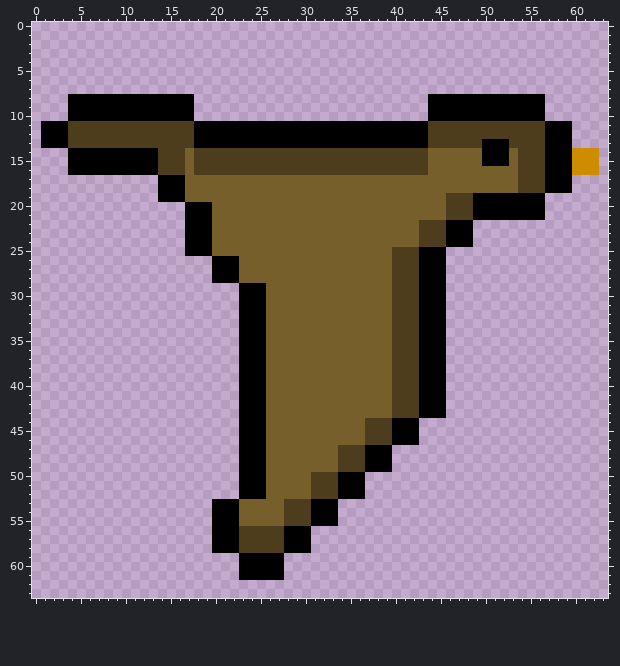
A pixel-art sprite gets an edit: src/assets/bird.png. This is how it looked before the edit.
The file is 64x64 pixels.
The same view after the edit:
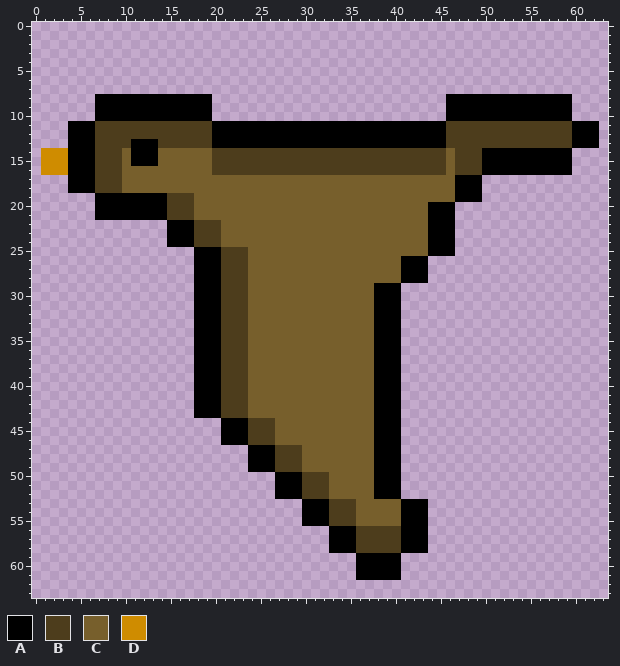
Palette (. is transparent): A #000000  B #4d3d1c  C #775f2c  D #cf8c00
From old to new:
@@ x 0..63 @@
  7 ................................................................
- 8 ....AAAAAAAAAAAAAA..........................AAAAAAAAAAAAA.......
- 9 ....AAAAAAAAAAAAAA..........................AAAAAAAAAAAAA.......
-10 ....AAAAAAAAAAAAAA..........................AAAAAAAAAAAAA.......
-11 .AAABBBBBBBBBBBBBBAAAAAAAAAAAAAAAAAAAAAAAAAABBBBBBBBBBBBBAAA....
-12 .AAABBBBBBBBBBBBBBAAAAAAAAAAAAAAAAAAAAAAAAAABBBBBBBBBBBBBAAA....
-13 .AAABBBBBBBBBBBBBBAAAAAAAAAAAAAAAAAAAAAAAAAABBBBBBAAABBBBAAA....
-14 ....AAAAAAAAAABBBCBBBBBBBBBBBBBBBBBBBBBBBBBBCCCCCCAAACBBBAAADDD.
-15 ....AAAAAAAAAABBBCBBBBBBBBBBBBBBBBBBBBBBBBBBCCCCCCAAACBBBAAADDD.
-16 ....AAAAAAAAAABBBCBBBBBBBBBBBBBBBBBBBBBBBBBBCCCCCCCCCCBBBAAADDD.
-17 ..............AAACCCCCCCCCCCCCCCCCCCCCCCCCCCCCCCCCCCCCBBBAAA....
-18 ..............AAACCCCCCCCCCCCCCCCCCCCCCCCCCCCCCCCCCCCCBBBAAA....
-19 ..............AAACCCCCCCCCCCCCCCCCCCCCCCCCCCCCBBBAAAAAAAA.......
-20 .................AAACCCCCCCCCCCCCCCCCCCCCCCCCCBBBAAAAAAAA.......
-21 .................AAACCCCCCCCCCCCCCCCCCCCCCCCCCBBBAAAAAAAA.......
-22 .................AAACCCCCCCCCCCCCCCCCCCCCCCBBBAAA...............
-23 .................AAACCCCCCCCCCCCCCCCCCCCCCCBBBAAA...............
-24 .................AAACCCCCCCCCCCCCCCCCCCCCCCBBBAAA...............
-25 .................AAACCCCCCCCCCCCCCCCCCCCBBBAAA..................
-26 ....................AAACCCCCCCCCCCCCCCCCBBBAAA..................
-27 ....................AAACCCCCCCCCCCCCCCCCBBBAAA..................
-28 ....................AAACCCCCCCCCCCCCCCCCBBBAAA..................
-29 .......................AAACCCCCCCCCCCCCCBBBAAA..................
-30 .......................AAACCCCCCCCCCCCCCBBBAAA..................
-31 .......................AAACCCCCCCCCCCCCCBBBAAA..................
-32 .......................AAACCCCCCCCCCCCCCBBBAAA..................
-33 .......................AAACCCCCCCCCCCCCCBBBAAA..................
-34 .......................AAACCCCCCCCCCCCCCBBBAAA..................
-35 .......................AAACCCCCCCCCCCCCCBBBAAA..................
-36 .......................AAACCCCCCCCCCCCCCBBBAAA..................
-37 .......................AAACCCCCCCCCCCCCCBBBAAA..................
-38 .......................AAACCCCCCCCCCCCCCBBBAAA..................
-39 .......................AAACCCCCCCCCCCCCCBBBAAA..................
-40 .......................AAACCCCCCCCCCCCCCBBBAAA..................
-41 .......................AAACCCCCCCCCCCCCCBBBAAA..................
-42 .......................AAACCCCCCCCCCCCCCBBBAAA..................
-43 .......................AAACCCCCCCCCCCCCCBBBAAA..................
-44 .......................AAACCCCCCCCCCCBBBAAA.....................
-45 .......................AAACCCCCCCCCCCBBBAAA.....................
-46 .......................AAACCCCCCCCCCCBBBAAA.....................
-47 .......................AAACCCCCCCCBBBAAA........................
-48 .......................AAACCCCCCCCBBBAAA........................
-49 .......................AAACCCCCCCCBBBAAA........................
-50 .......................AAACCCCCBBBAAA...........................
-51 .......................AAACCCCCBBBAAA...........................
-52 .......................AAACCCCCBBBAAA...........................
-53 ....................AAACCCCCBBBAAA..............................
-54 ....................AAACCCCCBBBAAA..............................
-55 ....................AAACCCCCBBBAAA..............................
-56 ....................AAABBBBBAAA.................................
-57 ....................AAABBBBBAAA.................................
-58 ....................AAABBBBBAAA.................................
-59 .......................AAAAA....................................
-60 .......................AAAAA....................................
-61 .......................AAAAA....................................
+ 8 .......AAAAAAAAAAAAA..........................AAAAAAAAAAAAAA....
+ 9 .......AAAAAAAAAAAAA..........................AAAAAAAAAAAAAA....
+10 .......AAAAAAAAAAAAA..........................AAAAAAAAAAAAAA....
+11 ....AAABBBBBBBBBBBBBAAAAAAAAAAAAAAAAAAAAAAAAAABBBBBBBBBBBBBBAAA.
+12 ....AAABBBBBBBBBBBBBAAAAAAAAAAAAAAAAAAAAAAAAAABBBBBBBBBBBBBBAAA.
+13 ....AAABBBBAAABBBBBBAAAAAAAAAAAAAAAAAAAAAAAAAABBBBBBBBBBBBBBAAA.
+14 .DDDAAABBBCAAACCCCCCBBBBBBBBBBBBBBBBBBBBBBBBBBCBBBAAAAAAAAAA....
+15 .DDDAAABBBCAAACCCCCCBBBBBBBBBBBBBBBBBBBBBBBBBBCBBBAAAAAAAAAA....
+16 .DDDAAABBBCCCCCCCCCCBBBBBBBBBBBBBBBBBBBBBBBBBBCBBBAAAAAAAAAA....
+17 ....AAABBBCCCCCCCCCCCCCCCCCCCCCCCCCCCCCCCCCCCCCAAA..............
+18 ....AAABBBCCCCCCCCCCCCCCCCCCCCCCCCCCCCCCCCCCCCCAAA..............
+19 .......AAAAAAAABBBCCCCCCCCCCCCCCCCCCCCCCCCCCCCCAAA..............
+20 .......AAAAAAAABBBCCCCCCCCCCCCCCCCCCCCCCCCCCAAA.................
+21 .......AAAAAAAABBBCCCCCCCCCCCCCCCCCCCCCCCCCCAAA.................
+22 ...............AAABBBCCCCCCCCCCCCCCCCCCCCCCCAAA.................
+23 ...............AAABBBCCCCCCCCCCCCCCCCCCCCCCCAAA.................
+24 ...............AAABBBCCCCCCCCCCCCCCCCCCCCCCCAAA.................
+25 ..................AAABBBCCCCCCCCCCCCCCCCCCCCAAA.................
+26 ..................AAABBBCCCCCCCCCCCCCCCCCAAA....................
+27 ..................AAABBBCCCCCCCCCCCCCCCCCAAA....................
+28 ..................AAABBBCCCCCCCCCCCCCCCCCAAA....................
+29 ..................AAABBBCCCCCCCCCCCCCCAAA.......................
+30 ..................AAABBBCCCCCCCCCCCCCCAAA.......................
+31 ..................AAABBBCCCCCCCCCCCCCCAAA.......................
+32 ..................AAABBBCCCCCCCCCCCCCCAAA.......................
+33 ..................AAABBBCCCCCCCCCCCCCCAAA.......................
+34 ..................AAABBBCCCCCCCCCCCCCCAAA.......................
+35 ..................AAABBBCCCCCCCCCCCCCCAAA.......................
+36 ..................AAABBBCCCCCCCCCCCCCCAAA.......................
+37 ..................AAABBBCCCCCCCCCCCCCCAAA.......................
+38 ..................AAABBBCCCCCCCCCCCCCCAAA.......................
+39 ..................AAABBBCCCCCCCCCCCCCCAAA.......................
+40 ..................AAABBBCCCCCCCCCCCCCCAAA.......................
+41 ..................AAABBBCCCCCCCCCCCCCCAAA.......................
+42 ..................AAABBBCCCCCCCCCCCCCCAAA.......................
+43 ..................AAABBBCCCCCCCCCCCCCCAAA.......................
+44 .....................AAABBBCCCCCCCCCCCAAA.......................
+45 .....................AAABBBCCCCCCCCCCCAAA.......................
+46 .....................AAABBBCCCCCCCCCCCAAA.......................
+47 ........................AAABBBCCCCCCCCAAA.......................
+48 ........................AAABBBCCCCCCCCAAA.......................
+49 ........................AAABBBCCCCCCCCAAA.......................
+50 ...........................AAABBBCCCCCAAA.......................
+51 ...........................AAABBBCCCCCAAA.......................
+52 ...........................AAABBBCCCCCAAA.......................
+53 ..............................AAABBBCCCCCAAA....................
+54 ..............................AAABBBCCCCCAAA....................
+55 ..............................AAABBBCCCCCAAA....................
+56 .................................AAABBBBBAAA....................
+57 .................................AAABBBBBAAA....................
+58 .................................AAABBBBBAAA....................
+59 ....................................AAAAA.......................
+60 ....................................AAAAA.......................
+61 ....................................AAAAA.......................
 62 ................................................................
